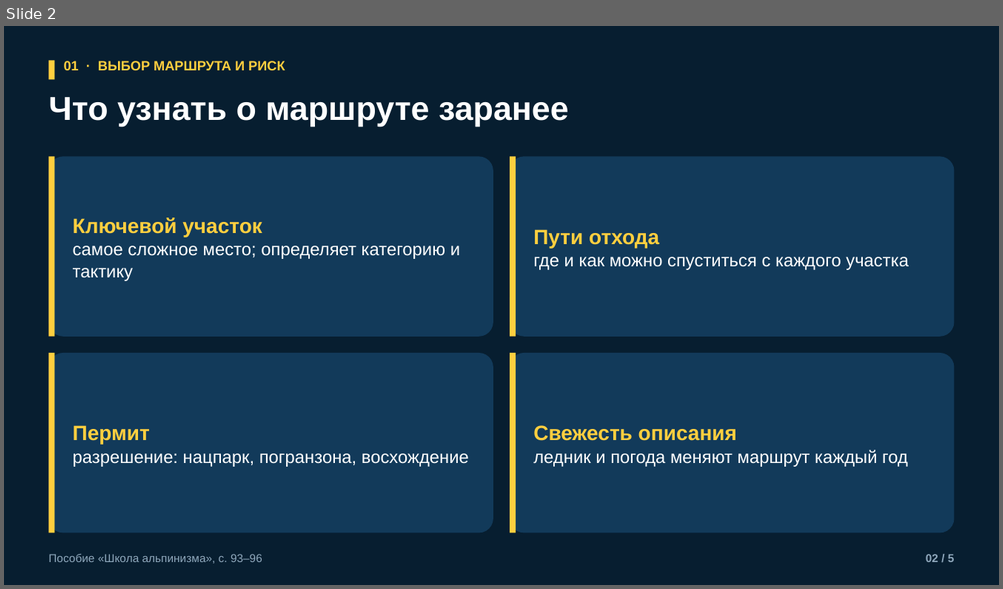
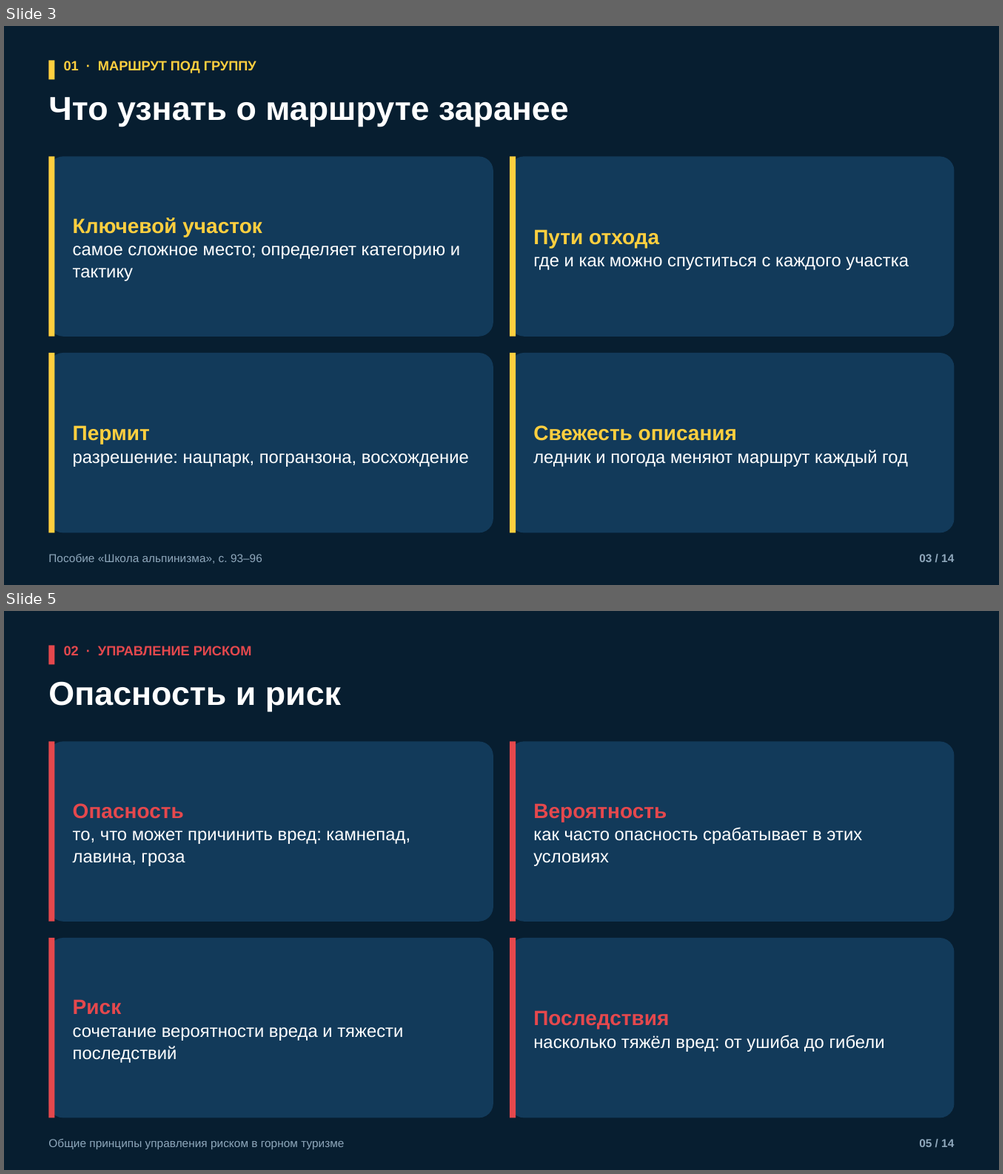
Before and after one commit to kirill54/far-education, a slide deck: presentations/lessons/M13-1_vybor-marshruta-i-risk.pptx. Shown one above the other, each under a label of ours: slide 2 before the commit, slides 3 and 5 after it; the slides between them are not shown. The pictures are 1003x589 and 1003x1174 pixels, drawn with LibreOffice and Linux fonts; fonts in the diff are those of the drawing. Boxes give left, top, right and bottom in pixels: in the first picture for what was removed or moved away, otherwise in the second. Text is boxed around its words. In the diff, an @@ line names an element or a change of style, - is before the commit and + after.

```diff
--- a/presentations/lessons/M13-1_vybor-marshruta-i-risk.pptx
+++ b/presentations/lessons/M13-1_vybor-marshruta-i-risk.pptx
@@ slide 5 added at <box>4,611,999,1170</box>, background #071E30 @@
@@ rectangle added at <box>48,645,55,665</box>, fill #E5484D @@
@@ text added at <box>64,646,252,655</box>, 13 pt, text #E5484D, bold @@
+02 · УПРАВЛЕНИЕ РИСКОМ
@@ text added at <box>48,681,341,712</box>, 32 pt, text #FFFFFF, bold @@
+Опасность и риск
@@ rounded rectangle added at <box>48,741,493,922</box>, fill #123A5A @@
@@ rectangle added at <box>48,741,55,922</box>, fill #E5484D @@
@@ rounded rectangle added at <box>510,741,955,922</box>, fill #123A5A @@
@@ rectangle added at <box>510,741,516,922</box>, fill #E5484D @@
@@ text added at <box>73,803,410,866</box>, 17 pt, text #FFFFFF @@
+Опасность
+то, что может причинить вред: камнепад, лавина, гроза
@@ text added at <box>533,803,862,866</box>, 17 pt, text #FFFFFF @@
+Вероятность
+как часто опасность срабатывает в этих условиях
@@ rounded rectangle added at <box>48,938,493,1119</box>, fill #123A5A @@
@@ rectangle added at <box>48,938,55,1119</box>, fill #E5484D @@
@@ rounded rectangle added at <box>510,938,955,1119</box>, fill #123A5A @@
@@ rectangle added at <box>510,938,516,1119</box>, fill #E5484D @@
@@ text added at <box>73,999,403,1063</box>, 17 pt, text #FFFFFF @@
+Риск
+сочетание вероятности вреда и тяжести последствий
@@ text added at <box>533,1011,885,1052</box>, 17 pt, text #FFFFFF @@
+Последствия
+насколько тяжёл вред: от ушиба до гибели
@@ text added at <box>48,1139,344,1150</box>, 11 pt, text #8FA8BC @@
+Общие принципы управления риском в горном туризме
@@ text added at <box>919,1139,953,1147</box>, 11 pt, text #8FA8BC, bold @@
+05 / 14
@@ what was slide 2 is now slide 3 @@
@@ slide 3 changed as well @@
@@ text at <box>64,61,256,73</box>: text changed @@
-01 · ВЫБОР МАРШРУТА И РИСК
+01 · МАРШРУТ ПОД ГРУППУ
@@ text at <box>919,554,953,562</box>: text changed @@
-02 / 5
+03 / 14
```
Also in this commit, not shown: 4 other slides changed, 8 other slides added, 8 other files.
